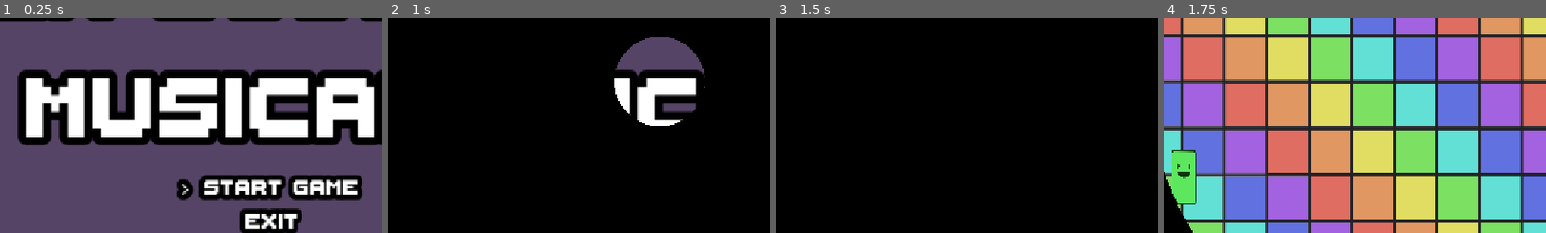
Above: before the commit, frames 1-4 (left to right).
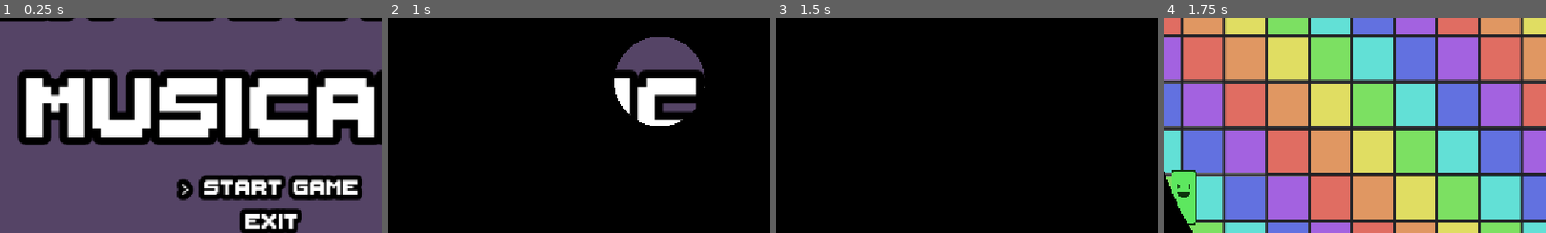
Above: after the commit, the same moments.

Repository: les-brows/la-boucle-musicale
Game: Godot game, scene res://Levels/MainMenu/MainMenu.tscn
Same seed, same stepped clock (60 frames per second), same inputs: the game is played once before the commit and once after it.
Inputs (mouse positions are % of the whole screen's width and height, from its top left):
- Up to frame 1 (0.25 s): no input
- Up to frame 2 (1 s): tap Enter (ui_accept) at 0.5, 0.77 s; move the mouse to (72, 45) at 0.52 s; hold D (player1_right) from 0.53 s (still down); tap Shift (player1_dash, bound only after the commit) at 0.6 s
- Up to frame 3 (1.5 s): move the mouse to (30, 55) at 1.27 s; release D (player1_right) at 1.28 s; hold S (player1_down) from 1.28 s (still down); right-click (30, 55) at 1.35 s
- Up to frame 4 (1.75 s): keep holding S (player1_down); tap Enter (ui_accept) at 1.52 s; tap Shift (player1_dash, bound only after the commit) at 1.55 s
The pictures show only the part of the screen within x 14-64%, y 35-85%; the shares and areas given below are measured in that part.

Frames 1-3 are identical in both runs. In frame 4, 1.2% of the frame differs, in the area x 2-9%, y 61-97%.

Commit message:
Dash invincible

Diff:
--- a/Objects/Enemies/enemy.gd
+++ b/Objects/Enemies/enemy.gd
@@ -3,6 +3,7 @@
 
 var player: Player = null
 var hp_enemy:int= Globals.ENEMY_MAXHP
+
 @export var spriteEnemy :Node
 @export var TimerBlinkNode : Node
 var nbBlink :int  =0
--- a/Objects/Player/Player.tscn
+++ b/Objects/Player/Player.tscn
@@ -11,16 +11,16 @@
 [sub_resource type="RectangleShape2D" id="RectangleShape2D_b0me6"]
 size = Vector2(38, 38)
 
-[node name="Player" type="CharacterBody2D" node_paths=PackedStringArray("inputManagerNode", "TimerInvincibilityNode", "TimerColorNode", "spritePlayer", "ShootManagerNode")]
+[node name="Player" type="CharacterBody2D" node_paths=PackedStringArray("inputManagerNode", "TimerInvincibilityNode", "TimerColorNode", "spritePlayer", "ShootManagerNode", "DashCooldownTimer")]
 collision_layer = 2
 script = ExtResource("1_we6tp")
-speed = 800.0
 move_factor = 1.4
 inputManagerNode = NodePath("InputManager")
 TimerInvincibilityNode = NodePath("DetectionDMG/TimerInvincibility")
 TimerColorNode = NodePath("DetectionDMG/TimerColor")
 spritePlayer = NodePath("Sprite2D")
 ShootManagerNode = NodePath("ShootPlayerManager")
+DashCooldownTimer = NodePath("TimerDashCooldown")
 
 [node name="CollisionShape2D" type="CollisionShape2D" parent="."]
 position = Vector2(0.5, 0.5)
@@ -31,6 +31,8 @@
 texture = ExtResource("2_b0me6")
 
 [node name="ShootPlayerManager" parent="." instance=ExtResource("3_b0me6")]
+
+[node name="TimerDashCooldown" type="Timer" parent="."]
 
 [node name="InputManager" parent="." instance=ExtResource("3_cac6a")]
 
@@ -45,6 +47,7 @@
 
 [node name="TimerInvincibility" type="Timer" parent="DetectionDMG"]
 
+[connection signal="timeout" from="TimerDashCooldown" to="." method="DashCooldownTimer_timeOut"]
 [connection signal="area_entered" from="DetectionDMG" to="." method="_on_detection_dmg_area_entered"]
 [connection signal="area_exited" from="DetectionDMG" to="." method="_on_detection_dmg_area_exited"]
 [connection signal="timeout" from="DetectionDMG/TimerColor" to="." method="_on_timerColor_timeout"]
--- a/Objects/Player/player.gd
+++ b/Objects/Player/player.gd
@@ -2,7 +2,6 @@
 
 class_name Player
 
-@export var speed = 200.0
 @export var size: Vector2
 @export var move_factor : float = 0.5
 
@@ -14,7 +13,16 @@
 @export var ShootManagerNode  :Node
 
 
-var curr_look : float = 0
+
+
+# Dash
+var dashCooldown :bool= false
+@export var DashCooldownTimer :Node
+
+var dashSpeed=Globals.SPEED_DASH_MAX
+var TimeEndDash=0
+
+
 var real_velocity : Vector2
 var push_force = 80.0
 var old_modulate :Color
@@ -26,31 +34,23 @@
 	old_modulate= spritePlayer.self_modulate
 	size = $CollisionShape2D.shape.size
 	inputManagerNode.move_update.connect(_on_player_move)
+	inputManagerNode.dash_update.connect(_on_activate_dash)
 	inputManagerNode.shoot_update.connect(ShootManagerNode._on_player_shoot)
 	inputManagerNode.shoot_direction_update.connect(ShootManagerNode._on_player_direction_shoot)
 	ShootManagerNode.positionPlayer=position
 
 func _physics_process(delta):
-	velocity = targetDir * speed
-	if(targetDir.length() > 0.01):
-		curr_look = targetDir.angle()
+	if(TimeEndDash>0):
+		print(TimeEndDash)
+		velocity = targetDir * dashSpeed
+		dashSpeed-= delta*(Globals.DASH_TIME-TimeEndDash)
+		TimeEndDash-=delta
 
-	var collided_entity: KinematicCollision2D = move_and_collide(velocity * delta);
-	if(collided_entity != null):
-		var collider : Node2D = collided_entity.get_collider()
-		real_velocity = collided_entity.get_remainder()
-		if (collider is CharacterBody2D):
-			collider.move_and_collide(velocity.length() * move_factor * delta * (collider.global_position - global_position).normalized())
-		else:
-			if collider is RigidBody2D:
-				collider.apply_central_impulse(-collided_entity.get_normal() * push_force)
-			else:
-				collided_entity = move_and_collide(velocity.project(collided_entity.get_normal().orthogonal()) * delta);
-				if(collided_entity != null):
-					real_velocity = collided_entity.get_remainder()
 	else:
-		real_velocity = velocity
+		velocity = targetDir * Globals.NORMAL_SPEED_PLAYER
 
+	if velocity.length() > 0:
+		move_and_slide()
 	#$KeySprite.visible =  press_action.get_connections().size() > 0
 
 func _on_player_move(move_x :float, move_y : float) -> void:
@@ -138,7 +138,6 @@
 
 
 func _on_timerInvincibility_timeout() -> void:
-
 	invincible=false # Replace with function body.
 
 
@@ -156,3 +155,20 @@
 	else :
 		alphaColor+=0.1
 		spritePlayer.self_modulate= Color (0.5,alphaColor,1,alphaColor)
+
+
+func _on_activate_dash() -> void:
+	if !dashCooldown  :
+		#$DashSound.play()
+		TimeEndDash=Globals.DASH_TIME
+		dashSpeed=Globals.SPEED_DASH_MAX
+
+		invincible=true
+		TimerInvincibilityNode.set_one_shot (true)
+		TimerInvincibilityNode.start(Globals.DASH_TIME)
+		dashCooldown=true
+		DashCooldownTimer.set_one_shot(true)
+		DashCooldownTimer.start(Globals.COOLDOWN_DASH)
+
+func DashCooldownTimer_timeOut()->void:
+	dashCooldown=false
--- a/Objects/input_manager.gd
+++ b/Objects/input_manager.gd
@@ -2,6 +2,7 @@
 
 signal move_update(move_x : Array, move_y : Array)
 signal shoot_update()
+signal dash_update()
 signal shoot_direction_update(shoot_x:float,shoot_y:float)
 
 static var move_directions_x:float = 0
@@ -16,6 +17,7 @@
 	update_input()
 	update_shoot_input()
 	update_shoot_direction()
+	update_dash_input()
 
 func _init() -> void:
 	Globals.player_death.connect(_on_player_death)
@@ -60,6 +62,10 @@
 	if Input.is_action_just_pressed("player1_shoot"):
 		shoot_update.emit()
 
+func update_dash_input() -> void:
+	if Input.is_action_just_pressed("player1_dash"):
+		dash_update.emit()
+
 
 func update_shoot_direction():
 	# Horizontal input
--- a/globals.gd
+++ b/globals.gd
@@ -29,3 +29,8 @@
 var MAX_HP: int = 10
 
 var LOOP_COUNT: int = 0
+
+var COOLDOWN_DASH=2
+var DASH_TIME=0.4
+var SPEED_DASH_MAX=1000
+var NORMAL_SPEED_PLAYER = 600.0
--- a/project.godot
+++ b/project.godot
@@ -93,6 +93,13 @@
 , Object(InputEventKey,"resource_local_to_scene":false,"resource_name":"","device":-1,"window_id":0,"alt_pressed":false …(183 unchanged characters)…
 ]
 }
+player1_dash={
+"deadzone": 0.2,
+"events": [Object(InputEventKey,"resource_local_to_scene":false,"resource_name":"","device":-1,"window_id":0,"alt_pressed":false,"shift_pressed":false,"ctrl_pressed":false,"meta_pressed":false,"pressed":false,"keycode":0,"physical_keycode":4194325,"key_label":0,"unicode":0,"location":0,"echo":false,"script":null)
+, Object(InputEventKey,"resource_local_to_scene":false,"resource_name":"","device":-1,"window_id":0,"alt_pressed":false,"shift_pressed":false,"ctrl_pressed":false,"meta_pressed":false,"pressed":false,"keycode":0,"physical_keycode":32,"key_label":0,"unicode":32,"location":0,"echo":false,"script":null)
+, Object(InputEventJoypadButton,"resource_local_to_scene":false,"resource_name":"","device":-1,"button_index":0,"pressure":0.0,"pressed":true,"script":null)
+]
+}
 
 [layer_names]
 
